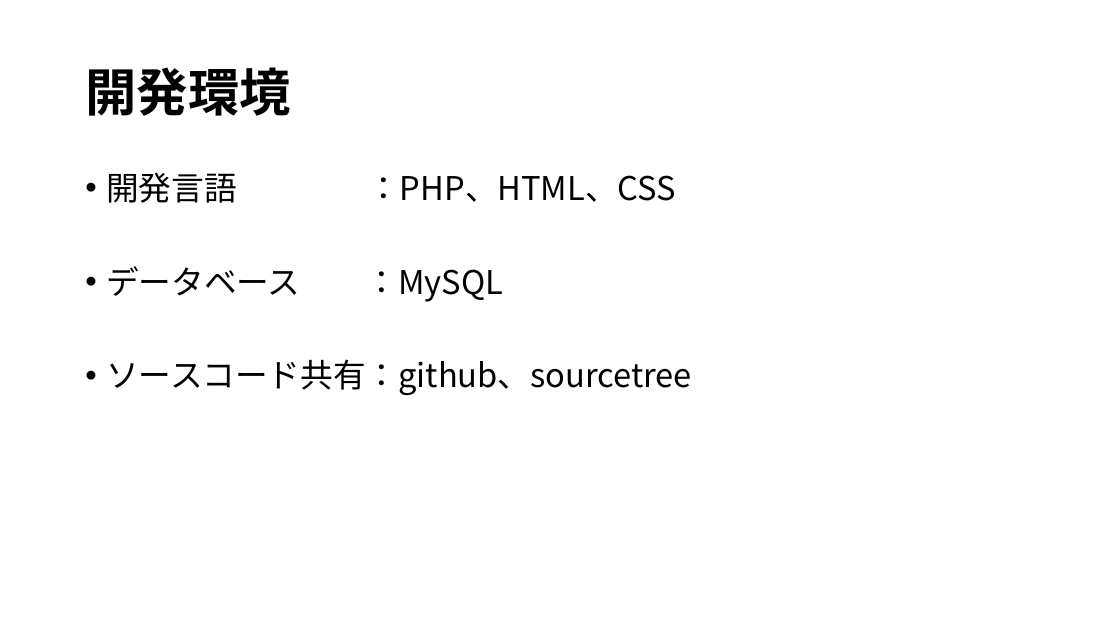
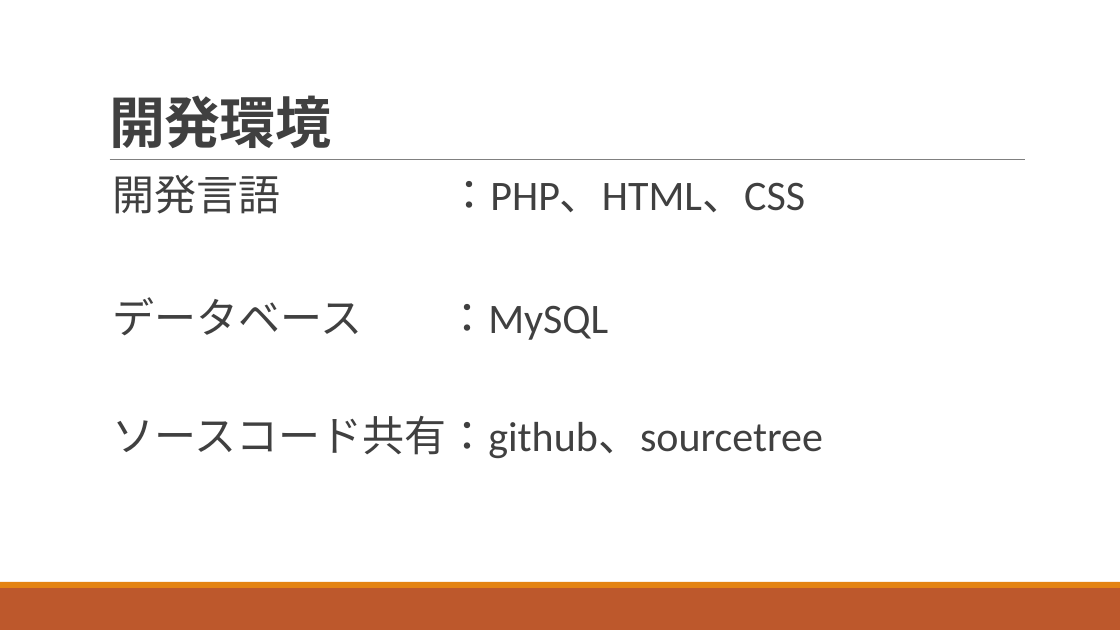
Before and after one commit to ivy239007/UG, a slide deck: slide 6 of プレゼン資料/Webアプリ開発発表資料.pptx (slide 7 before the commit). Drawn at 1120x630 pixels with LibreOffice and Linux fonts; fonts in the diff are those of the drawing. Boxes give left, top, right and bottom in pixels: in the first picture for what was removed or moved away, otherwise in the second. Text is boxed around its words. In the diff, an @@ line names an element or a change of style, - is before the commit and + after.

```diff
--- a/プレゼン資料/Webアプリ開発発表資料.pptx
+++ b/プレゼン資料/Webアプリ開発発表資料.pptx
@@ title "開発環境": place and size @@
-title "開発環境" at (85,67,290,116)
+title "開発環境" at (109,95,331,148)
@@ title "開発環境" at (109,95,331,148): size 44 to 48 pt, font Noto Sans CJK JP to Calibri, text colour #000000 to #404040, letter spacing 0 to -0.5 pt; line spacing 0.9 to 0.85; vertical alignment middle to bottom @@
@@ text "開発言語 ：PHP、HTML、CSS" at (112,175,822,458): size 28 to 36 pt, font Noto Sans CJK JP to Calibri, text colour #000000 to #404040; bullet • to  ; more space between paragraphs @@
@@ line added from (110, 160) to (1026, 160), #808080 0.5 pt @@
@@ rectangle added at (0,588,1120,630), fill #BD582C @@
@@ rectangle added at (0,582,1120,588), fill #E48312 @@
```
Also in this commit, not shown: 8 other slides changed, 1 slide added.
